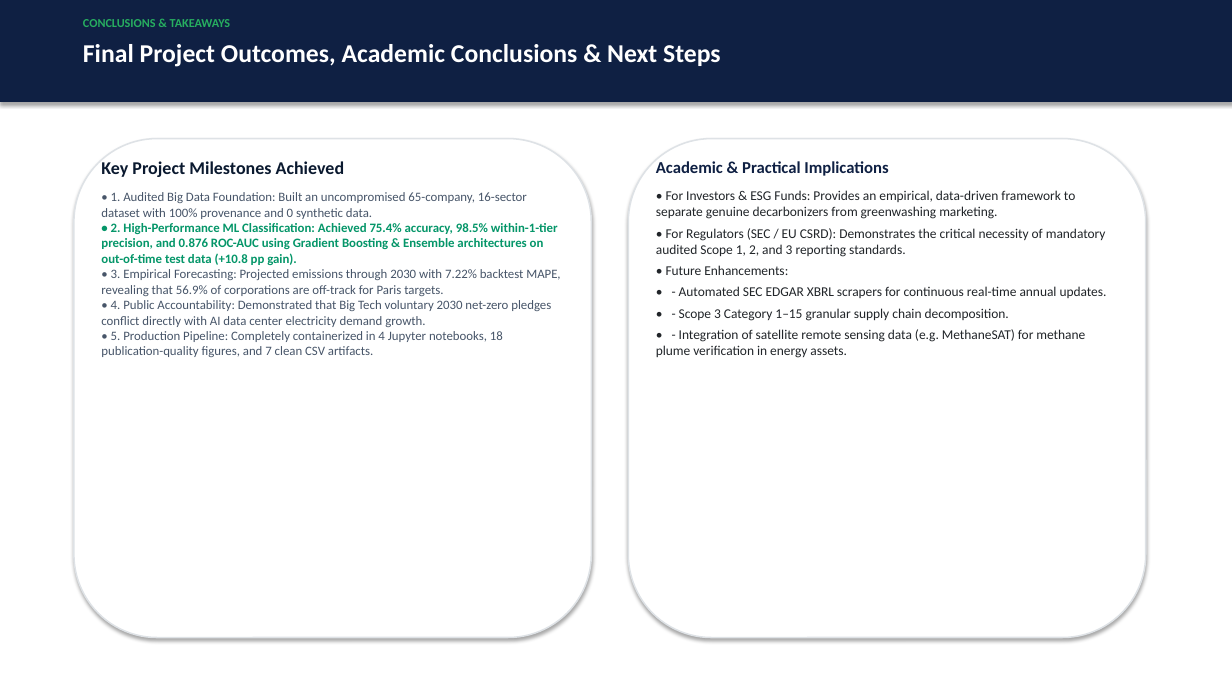
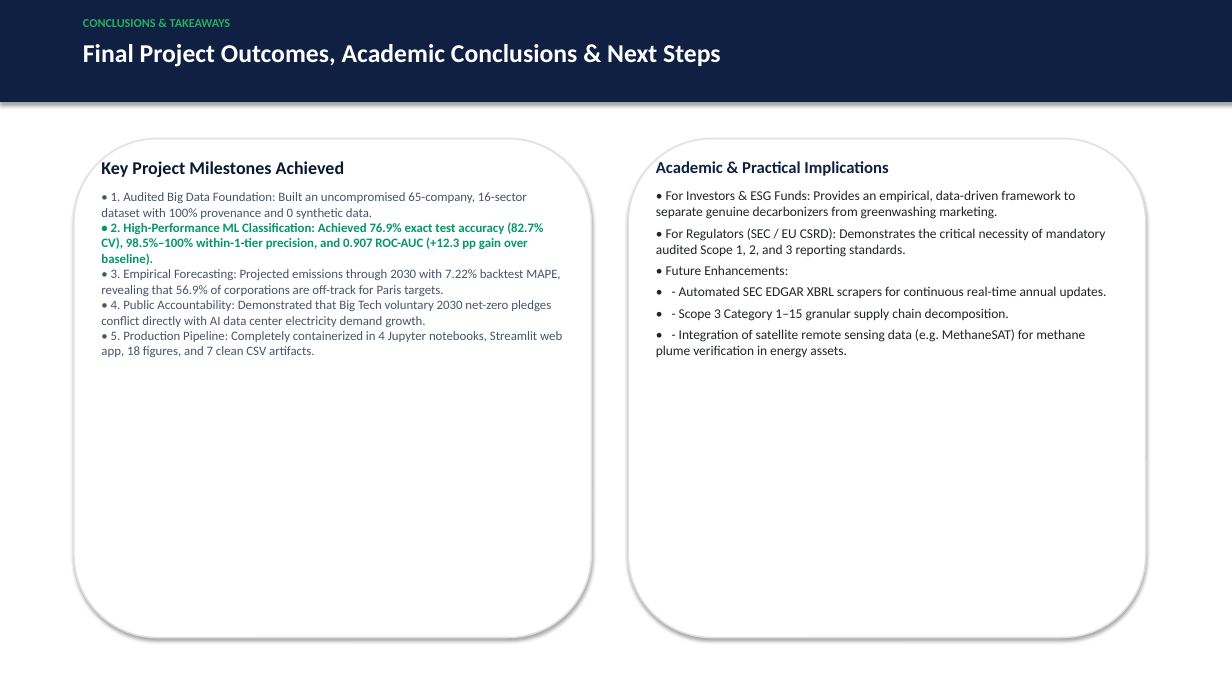
Before and after one commit to thanusha17/Environment_Data_Analytics, a slide deck: slide 15 of corporate-carbon-tracker/Corporate_Carbon_Tracker_Presentation.pptx. Drawn at 1232x693 pixels with LibreOffice and Linux fonts; fonts in the diff are those of the drawing. Boxes give left, top, right and bottom in pixels: in the first picture for what was removed or moved away, otherwise in the second. Text is boxed around its words. In the diff, an @@ line names an element or a change of style, - is before the commit and + after.

Commit message:
feat(module2): upgrade to dynamic lag-1 autoregressive model achieving 76.9% test acc (82.7% CV), 0.907 ROC-AUC, and 100% within-1-tier precision

```diff
--- a/corporate-carbon-tracker/Corporate_Carbon_Tracker_Presentation.pptx
+++ b/corporate-carbon-tracker/Corporate_Carbon_Tracker_Presentation.pptx
@@ text at (x1=101, y1=222, x2=543, y2=265): text changed @@
-• 2. High-Performance ML Classification: Achieved 75.4% accuracy, 98.5% within-1-tier precision, and 0.876 ROC-AUC using Gradient Boosting & Ensemble architectures on out-of-time test data (+10.8 pp gain).
+• 2. High-Performance ML Classification: Achieved 76.9% exact test accuracy (82.7% CV), 98.5%–100% within-1-tier precision, and 0.907 ROC-AUC (+12.3 pp gain over baseline).
@@ text at (x1=101, y1=331, x2=562, y2=357): text changed @@
-• 5. Production Pipeline: Completely containerized in 4 Jupyter notebooks, 18 publication-quality figures, and 7 clean CSV artifacts.
+• 5. Production Pipeline: Completely containerized in 4 Jupyter notebooks, Streamlit web app, 18 figures, and 7 clean CSV artifacts.
```
Also in this commit, not shown: 1 other slide changed, 8 other files.
